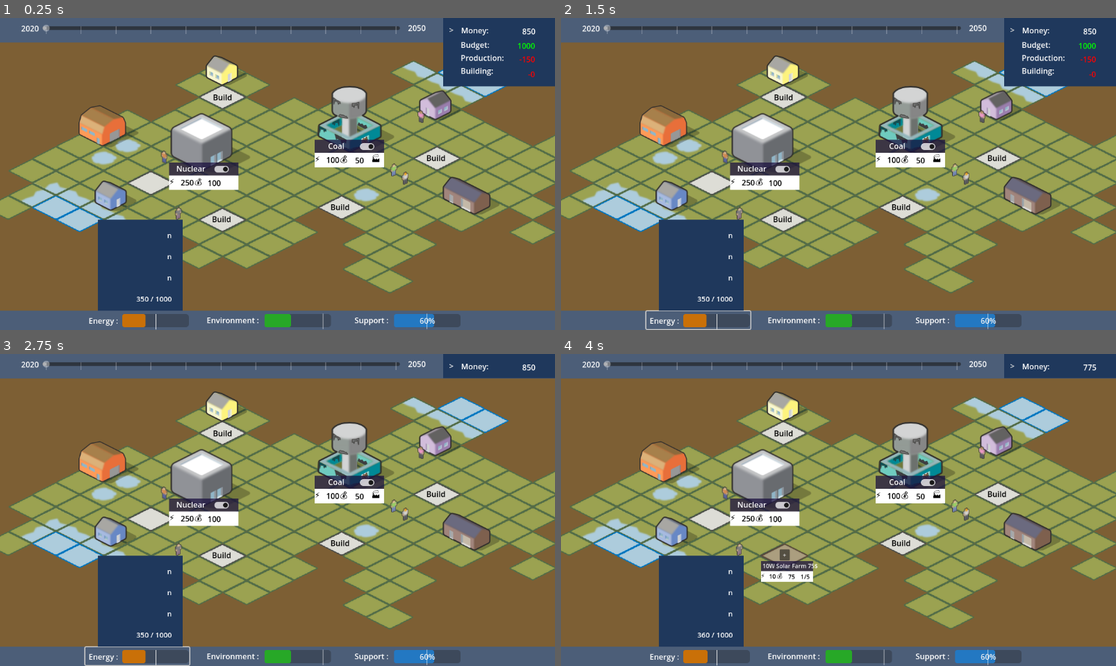
Above: before the commit, frames 1-4 (two rows, left to right).
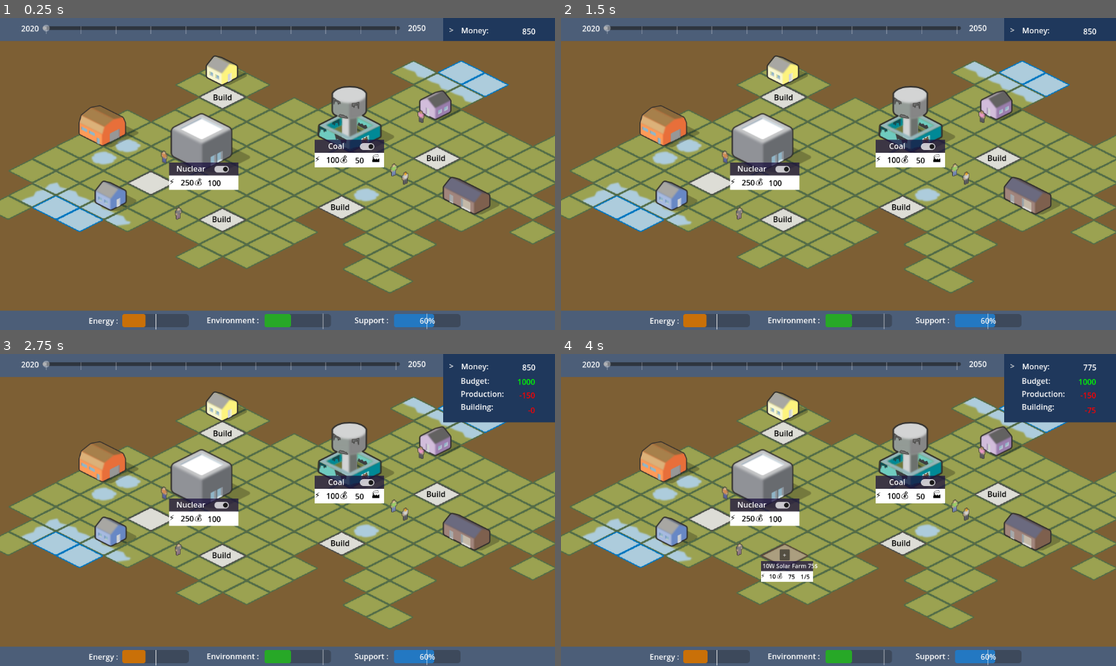
Above: after the commit, the same moments.

Repository: astonedf/SURE_PoC
Game: Godot game, scene res://Scenes/world.tscn
Same seed, same stepped clock (60 frames per second), same inputs: the game is played once before the commit and once after it.
Inputs (mouse positions are in pixels of both pictures, inside the frame that each line leads up to):
- Up to frame 1 (0.25 s): no input
- Up to frame 2 (1.5 s): click (699, 320) at 0.52 s; click (699, 317) at 1.27 s
- Up to frame 3 (2.75 s): click ">" at 2 s
- Up to frame 4 (4 s): click "Build" at 2.75 s; click "10W Solar Farm 75$" at 3.5 s

The runs differ from the first frame. In frame 1, 7.8% of the frame differs, in the area x 0-100%, y 7-94%; in frame 2, 7.9%, in the area x 0-100%, y 7-100%; in frame 3, 7.8%; in frame 4, 7.7%.

Commit message:
UI update

Diff:
--- a/SURE/Scenes/BarInfo.tscn
+++ b/SURE/Scenes/BarInfo.tscn
@@ -1,69 +1,86 @@
-[gd_scene load_steps=2 format=3 uid="uid://bbawtnbermnvh"]
+[gd_scene load_steps=2 format=3 uid="uid://u1nvhv5ceok"]
 
-[ext_resource type="Script" path="res://Scenes/BarInfo.gd" id="1_okpj2"]
+[ext_resource type="Script" path="res://src/BarInfo.gd" id="1_hdqpt"]
 
-[node name="Control" type="ColorRect"]
-anchors_preset = -1
+[node name="BarInfo" type="Control"]
+layout_mode = 3
 anchor_right = 0.166
 anchor_bottom = 0.315
 offset_right = -0.23201
 offset_bottom = 3.87999
 grow_horizontal = 2
 grow_vertical = 2
+script = ExtResource("1_hdqpt")
+
+[node name="Control" type="ColorRect" parent="."]
+visible = false
+layout_mode = 1
+anchors_preset = 15
+anchor_right = 1.0
+anchor_bottom = 1.0
+grow_horizontal = 2
+grow_vertical = 2
 color = Color(0.121569, 0.219608, 0.360784, 1)
-script = ExtResource("1_okpj2")
 
-[node name="VBoxContainer" type="VBoxContainer" parent="."]
+[node name="VBoxContainer" type="VBoxContainer" parent="Control"]
 custom_minimum_size = Vector2(0, 45)
 layout_mode = 1
 anchors_preset = -1
-anchor_left = 0.125654
-anchor_top = 0.0884238
-anchor_right = 0.879581
-anchor_bottom = 0.990385
+anchor_left = 0.000138142
+anchor_top = 0.0247346
+anchor_right = 0.753596
+anchor_bottom = 0.198189
+offset_left = 18.9738
+offset_top = 14.8552
+offset_right = 28.8167
+offset_bottom = 150.777
 grow_horizontal = 2
 grow_vertical = 2
 metadata/_edit_use_anchors_ = true
 
-[node name="Label" type="Label" parent="VBoxContainer"]
+[node name="Label" type="Label" parent="Control/VBoxContainer"]
 custom_minimum_size = Vector2(0, 40)
 layout_mode = 2
 theme_override_font_sizes/font_size = 15
 text = "Texte"
 vertical_alignment = 1
 
-[node name="Label2" type="Label" parent="VBoxContainer"]
+[node name="Label2" type="Label" parent="Control/VBoxContainer"]
 custom_minimum_size = Vector2(0, 40)
 layout_mode = 2
 theme_override_font_sizes/font_size = 15
 text = "Texte"
 vertical_alignment = 1
 
-[node name="Label3" type="Label" parent="VBoxContainer"]
+[node name="Label3" type="Label" parent="Control/VBoxContainer"]
 custom_minimum_size = Vector2(0, 40)
 layout_mode = 2
 theme_override_font_sizes/font_size = 15
 text = "Texte"
 vertical_alignment = 1
 
-[node name="Label4" type="Label" parent="VBoxContainer"]
+[node name="Label4" type="Label" parent="Control/VBoxContainer"]
 custom_minimum_size = Vector2(0, 40)
 layout_mode = 2
 theme_override_font_sizes/font_size = 15
 vertical_alignment = 1
 
-[node name="VBoxContainer2" type="VBoxContainer" parent="."]
+[node name="VBoxContainer2" type="VBoxContainer" parent="Control"]
 layout_mode = 1
 anchors_preset = -1
-anchor_left = 0.125654
-anchor_top = 0.0884238
-anchor_right = 0.879581
-anchor_bottom = 0.951169
+anchor_left = -0.0209145
+anchor_top = 0.0151192
+anchor_right = 0.711491
+anchor_bottom = 0.181032
+offset_left = 18.9738
+offset_top = 14.8552
+offset_right = 43.8167
+offset_bottom = 152.345
 grow_horizontal = 2
 grow_vertical = 2
 metadata/_edit_use_anchors_ = true
 
-[node name="Label" type="Label" parent="VBoxContainer2"]
+[node name="Label" type="Label" parent="Control/VBoxContainer2"]
 custom_minimum_size = Vector2(0, 40)
 layout_mode = 2
 theme_override_font_sizes/font_size = 15
@@ -71,7 +88,7 @@
 horizontal_alignment = 2
 vertical_alignment = 1
 
-[node name="Label2" type="Label" parent="VBoxContainer2"]
+[node name="Label2" type="Label" parent="Control/VBoxContainer2"]
 custom_minimum_size = Vector2(0, 40)
 layout_mode = 2
 theme_override_font_sizes/font_size = 15
@@ -79,7 +96,7 @@
 horizontal_alignment = 2
 vertical_alignment = 1
 
-[node name="Label3" type="Label" parent="VBoxContainer2"]
+[node name="Label3" type="Label" parent="Control/VBoxContainer2"]
 custom_minimum_size = Vector2(0, 40)
 layout_mode = 2
 theme_override_font_sizes/font_size = 15
@@ -87,10 +104,26 @@
 horizontal_alignment = 2
 vertical_alignment = 1
 
-[node name="Label4" type="Label" parent="VBoxContainer2"]
+[node name="Label4" type="Label" parent="Control/VBoxContainer2"]
 custom_minimum_size = Vector2(0, 40)
 layout_mode = 2
 theme_override_font_sizes/font_size = 15
 text = "n / max"
 horizontal_alignment = 2
 vertical_alignment = 1
+
+[node name="Button" type="Button" parent="."]
+layout_mode = 1
+anchors_preset = -1
+anchor_top = 1.0
+anchor_right = 1.0
+anchor_bottom = 1.125
+offset_top = -2.99998
+offset_right = 1.52588e-05
+offset_bottom = 5.00002
+grow_horizontal = 2
+grow_vertical = 0
+focus_mode = 0
+flat = true
+
+[connection signal="pressed" from="Button" to="." method="_on_button_pressed"]
--- /dev/null
+++ b/SURE/Scenes/avatar.tscn
@@ -0,0 +1,89 @@
+[gd_scene load_steps=9 format=3 uid="uid://dsu6t86pxh6ch"]
+
+[ext_resource type="Script" path="res://src/avatar.gd" id="1_au3xk"]
+[ext_resource type="Texture2D" uid="uid://bcfq07hru45wv" path="res://Assets/People/people_1_a.png" id="1_vco17"]
+[ext_resource type="Texture2D" uid="uid://drcw0kxf6hoqa" path="res://Assets/bubble.png" id="2_tk30j"]
+[ext_resource type="Texture2D" uid="uid://c77oa3o1151jn" path="res://taxcuts.PNG" id="4_es0ss"]
+[ext_resource type="Texture2D" uid="uid://cusbv626fci2u" path="res://union.PNG" id="5_qkthh"]
+
+[sub_resource type="Animation" id="Animation_dcgcn"]
+length = 0.001
+tracks/0/type = "value"
+tracks/0/imported = false
+tracks/0/enabled = true
+tracks/0/path = NodePath("Bubble:position")
+tracks/0/interp = 1
+tracks/0/loop_wrap = true
+tracks/0/keys = {
+"times": PackedFloat32Array(0),
+"transitions": PackedFloat32Array(1),
+"update": 0,
+"values": [Vector2(35, -22)]
+}
+
+[sub_resource type="Animation" id="Animation_ab6wh"]
+resource_name = "float"
+loop_mode = 1
+tracks/0/type = "value"
+tracks/0/imported = false
+tracks/0/enabled = true
+tracks/0/path = NodePath("Bubble:position")
+tracks/0/interp = 1
+tracks/0/loop_wrap = true
+tracks/0/keys = {
+"times": PackedFloat32Array(0, 0.5, 1),
+"transitions": PackedFloat32Array(1, 1, 1),
+"update": 0,
+"values": [Vector2(35, -22), Vector2(35, -28), Vector2(35, -23)]
+}
+
+[sub_resource type="AnimationLibrary" id="AnimationLibrary_t4ksw"]
+_data = {
+"RESET": SubResource("Animation_dcgcn"),
+"float": SubResource("Animation_ab6wh")
+}
+
+[node name="Avatar" type="Node2D"]
+script = ExtResource("1_au3xk")
+
+[node name="Sprite2D" type="Sprite2D" parent="."]
+texture_filter = 1
+texture = ExtResource("1_vco17")
+
+[node name="Bubble" type="Sprite2D" parent="."]
+visible = false
+position = Vector2(35, -22)
+scale = Vector2(0.05, 0.05)
+texture = ExtResource("2_tk30j")
+
+[node name="AnimationPlayer" type="AnimationPlayer" parent="."]
+autoplay = "float"
+libraries = {
+"": SubResource("AnimationLibrary_t4ksw")
+}
+
+[node name="Info" type="ColorRect" parent="."]
+visible = false
+offset_left = -40.0
+offset_top = -65.0
+offset_right = 40.0
+offset_bottom = -25.0
+
+[node name="GreenBoxTick" type="Sprite2D" parent="Info"]
+position = Vector2(20, 20)
+scale = Vector2(0.3, 0.3)
+texture = ExtResource("4_es0ss")
+
+[node name="GreenBoxTick2" type="Sprite2D" parent="Info"]
+position = Vector2(59, 21)
+scale = Vector2(0.3, 0.3)
+texture = ExtResource("5_qkthh")
+
+[node name="Button" type="Button" parent="."]
+offset_left = -8.0
+offset_top = -16.0
+offset_right = 8.0
+offset_bottom = 16.0
+flat = true
+
+[connection signal="pressed" from="Button" to="." method="_on_button_pressed"]
--- a/SURE/Scenes/build_button.tscn
+++ b/SURE/Scenes/build_button.tscn
@@ -1,6 +1,6 @@
-[gd_scene load_steps=2 format=3 uid="uid://cpg775rckpcto"]
+[gd_scene load_steps=2 format=3 uid="uid://banvqdghwoj3p"]
 
-[ext_resource type="Script" path="res://Scenes/build_button.gd" id="1_ly2d2"]
+[ext_resource type="Script" path="res://src/build_button.gd" id="1_8bw42"]
 
 [node name="BuildButton" type="Button"]
 anchors_preset = 15
@@ -16,7 +16,7 @@
 theme_override_colors/font_hover_color = Color(0.203922, 0.203922, 0.203922, 1)
 text = "Build"
 flat = true
-script = ExtResource("1_ly2d2")
+script = ExtResource("1_8bw42")
 button_list = [["name", 100, null], ["name", 50, null]]
 
 [node name="Control" type="VBoxContainer" parent="."]
--- a/SURE/Scenes/build_process.tscn
+++ b/SURE/Scenes/build_process.tscn
@@ -1,6 +1,6 @@
-[gd_scene load_steps=5 format=3 uid="uid://fm2wc8cg2syg"]
+[gd_scene load_steps=5 format=3]
 
-[ext_resource type="Script" path="res://Scenes/farm.gd" id="1_lvhtj"]
+[ext_resource type="Script" path="res://src/farm.gd" id="1_lvhtj"]
 [ext_resource type="Texture2D" uid="uid://csvtdvdrgbyjn" path="res://Assets/spritesheet.png" id="2_d2fjf"]
 [ext_resource type="Texture2D" uid="uid://bjqjeth2ji61l" path="res://Assets/Buildings/construction_site_a.png" id="3_uneby"]
 
--- a/SURE/Scenes/energy_bar.tscn
+++ b/SURE/Scenes/energy_bar.tscn
@@ -1,6 +1,6 @@
-[gd_scene load_steps=3 format=3 uid="uid://dgu02uh047h3m"]
+[gd_scene load_steps=3 format=3]
 
-[ext_resource type="Script" path="res://Scenes/energy_bar.gd" id="1_8teth"]
+[ext_resource type="Script" path="res://src/energy_bar.gd" id="1_8teth"]
 [ext_resource type="StyleBox" uid="uid://phji31i5dkkd" path="res://Scenes/energy_bar.tres" id="2_4gg5u"]
 
 [node name="EnergyBar" type="Label"]
--- a/SURE/Scenes/farm.tscn
+++ b/SURE/Scenes/farm.tscn
@@ -1,6 +1,6 @@
-[gd_scene load_steps=4 format=3 uid="uid://bv6g4a4qig48s"]
+[gd_scene load_steps=4 format=3]
 
-[ext_resource type="Script" path="res://Scenes/farm.gd" id="1_o6b5t"]
+[ext_resource type="Script" path="res://src/farm.gd" id="1_o6b5t"]
 [ext_resource type="Texture2D" uid="uid://csvtdvdrgbyjn" path="res://Assets/spritesheet.png" id="1_ok7e6"]
 
 [sub_resource type="AtlasTexture" id="AtlasTexture_ley6d"]
--- a/SURE/Scenes/shock.tscn
+++ b/SURE/Scenes/shock.tscn
@@ -1,6 +1,6 @@
-[gd_scene load_steps=5 format=3 uid="uid://bi5vix6ylto5a"]
+[gd_scene load_steps=5 format=3]
 
-[ext_resource type="Script" path="res://Scenes/shock.gd" id="1_bkl8y"]
+[ext_resource type="Script" path="res://src/shock.gd" id="1_bkl8y"]
 [ext_resource type="Texture2D" uid="uid://dtc7lnxlbfgjf" path="res://willian-justen-de-vasconcellos-cIQ0wHskpMo-unsplash.jpg" id="1_s7q3d"]
 [ext_resource type="PackedScene" uid="uid://dgu02uh047h3m" path="res://Scenes/energy_bar.tscn" id="2_i1jhu"]
 
--- a/SURE/Scenes/ui.tscn
+++ b/SURE/Scenes/ui.tscn
@@ -1,11 +1,11 @@
-[gd_scene load_steps=9 format=3 uid="uid://c16uhcush6cp1"]
-
-[ext_resource type="Script" path="res://Scenes/ui.gd" id="1_ebpph"]
+[gd_scene load_steps=9 format=3 uid="uid://bs48lirfn2fp2"]
+
+[ext_resource type="Script" path="res://src/ui.gd" id="1_blqjq"]
 [ext_resource type="Texture2D" uid="uid://jxfbng7wapfp" path="res://grey_sliderRight.png" id="1_v6q86"]
-[ext_resource type="PackedScene" uid="uid://dgu02uh047h3m" path="res://Scenes/energy_bar.tscn" id="3_fm1y6"]
+[ext_resource type="PackedScene" path="res://Scenes/energy_bar.tscn" id="3_fm1y6"]
 [ext_resource type="PackedScene" uid="uid://btvu06t5i741p" path="res://Scenes/bubble.tscn" id="3_nonk7"]
-[ext_resource type="PackedScene" uid="uid://bbawtnbermnvh" path="res://Scenes/BarInfo.tscn" id="4_67rbh"]
-[ext_resource type="PackedScene" uid="uid://bi5vix6ylto5a" path="res://Scenes/shock.tscn" id="5_tj765"]
+[ext_resource type="PackedScene" uid="uid://u1nvhv5ceok" path="res://Scenes/BarInfo.tscn" id="4_67rbh"]
+[ext_resource type="PackedScene" path="res://Scenes/shock.tscn" id="5_tj765"]
 
 [sub_resource type="StyleBoxFlat" id="StyleBoxFlat_ldrdn"]
 bg_color = Color(0.152941, 0.658824, 0.152941, 1)
@@ -23,7 +23,7 @@
 
 [node name="UI" type="CanvasLayer"]
 follow_viewport_enabled = true
-script = ExtResource("1_ebpph")
+script = ExtResource("1_blqjq")
 env = 50
 trust = 60
 
@@ -69,26 +69,15 @@
 offset_right = 246.0
 offset_bottom = 35.0
 
-[node name="Info" type="Button" parent="ColorRect/EnergyBar"]
-layout_mode = 1
-anchors_preset = 15
-anchor_right = 1.0
-anchor_bottom = 1.0
-offset_left = -7.0
-offset_top = -8.0
-offset_right = 147.0
-offset_bottom = 3.0
-grow_horizontal = 2
-grow_vertical = 2
-mouse_default_cursor_shape = 2
-flat = true
-
-[node name="Control" parent="ColorRect/EnergyBar" instance=ExtResource("4_67rbh")]
+[node name="Info" parent="ColorRect/EnergyBar" instance=ExtResource("4_67rbh")]
 layout_mode = 1
 offset_left = 19.0
 offset_top = -198.0
 offset_right = 184.708
 offset_bottom = -17.19
+label1 = "Renewable"
+label2 = "Fossil"
+label3 = "Nuclear"
 
 [node name="Label2" type="Label" parent="ColorRect"]
 layout_mode = 2
@@ -115,6 +104,18 @@
 points = PackedVector2Array(332, 646, 332, 614)
 width = 1.0
 
+[node name="BarInfo" parent="ColorRect/Label2" instance=ExtResource("4_67rbh")]
+layout_mode = 1
+offset_left = 76.0
+offset_top = -195.0
+offset_right = 238.242
+offset_bottom = -16.19
+grow_horizontal = 1
+grow_vertical = 1
+label1 = "Land use"
+label2 = "Pollution"
+label3 = "What else?"
+
 [node name="Label3" type="Label" parent="ColorRect"]
 layout_mode = 2
 offset_left = 736.0
@@ -138,16 +139,28 @@
 points = PackedVector2Array(332, 646, 332, 614)
 width = 1.0
 
+[node name="BarInfo" parent="ColorRect/Label3" instance=ExtResource("4_67rbh")]
+layout_mode = 1
+offset_left = 35.0
+offset_top = -193.0
+offset_right = 205.562
+offset_bottom = -16.19
+grow_horizontal = 1
+grow_vertical = 1
+label1 = "Energy prices"
+label2 = "Environment"
+
 [node name="ColorRect2" type="ColorRect" parent="."]
 custom_minimum_size = Vector2(0, 40)
 anchors_preset = -1
 anchor_right = 1.0
 anchor_bottom = 0.062
-offset_bottom = 10.824
+offset_bottom = 7.824
 grow_horizontal = 2
 color = Color(0.298039, 0.368627, 0.470588, 1)
 
 [node name="ColorRect" type="ColorRect" parent="ColorRect2"]
+visible = false
 layout_mode = 1
 anchors_preset = 1
 anchor_left = 1.0
@@ -218,7 +231,7 @@
 anchor_left = 1.0
 anchor_right = 1.0
 offset_left = -232.0
-offset_bottom = 50.0
+offset_bottom = 48.0
 grow_horizontal = 0
 color = Color(0.121569, 0.219608, 0.360784, 1)
 
--- a/SURE/Scenes/BarInfo.gd
+++ b/SURE/src/BarInfo.gd
@@ -3,13 +3,16 @@
 @export var label1: String
 @export var label2: String
 @export var label3: String
+#@export var varName: String
+@export var max: int
+
 @onready var Global = get_node("/root/Ui")
 
 # Called when the node enters the scene tree for the first time.
 func _ready():
-	$VBoxContainer/Label.text = label1
-	$VBoxContainer/Label2.text = label2
-	$VBoxContainer/Label3.text = label3
+	$Control/VBoxContainer/Label.text = label1
+	$Control/VBoxContainer/Label2.text = label2
+	$Control/VBoxContainer/Label3.text = label3
 
 
 
@@ -19,4 +22,8 @@
 	pass
 
 func set_nums():
-	$VBoxContainer2/Label4.text = str(Global.energy) + " / " + str(1000)
+	$Control/VBoxContainer2/Label4.text = str(Global.energy) + " / " + str(max)
+
+
+func _on_button_pressed():
+	$Control.visible = !$Control.visible
--- /dev/null
+++ b/SURE/src/avatar.gd
@@ -0,0 +1,15 @@
+extends Node2D
+
+
+# Called when the node enters the scene tree for the first time.
+func _ready():
+	pass # Replace with function body.
+
+
+# Called every frame. 'delta' is the elapsed time since the previous frame.
+func _process(delta):
+	pass
+
+
+func _on_button_pressed():
+	$Info.visible = !$Info.visible
Not shown: 1 places in SURE/Scenes/world.tscn that only renumber resources
Binary file added: SURE/freemarket.PNG
Not shown, added: SURE/freemarket.PNG.import
Binary file added: SURE/nationalism.PNG
Not shown, added: SURE/nationalism.PNG.import
Binary file added: SURE/socialjustice.PNG
Not shown, added: SURE/socialjustice.PNG.import
Renamed: SURE/Scenes/build_button.gd -> SURE/src/build_button.gd
Renamed: SURE/Scenes/energy_bar.gd -> SURE/src/energy_bar.gd
Renamed: SURE/Scenes/farm.gd -> SURE/src/farm.gd
Renamed: SURE/Scenes/shock.gd -> SURE/src/shock.gd
Binary file added: SURE/taxcuts.PNG
(and 5 more such lines)
